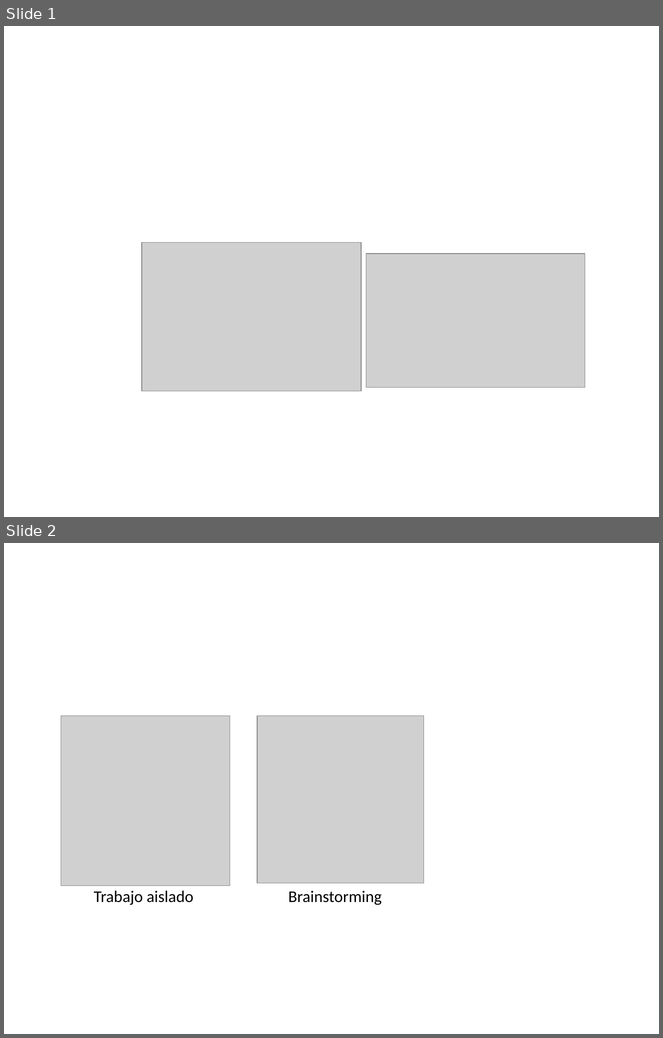
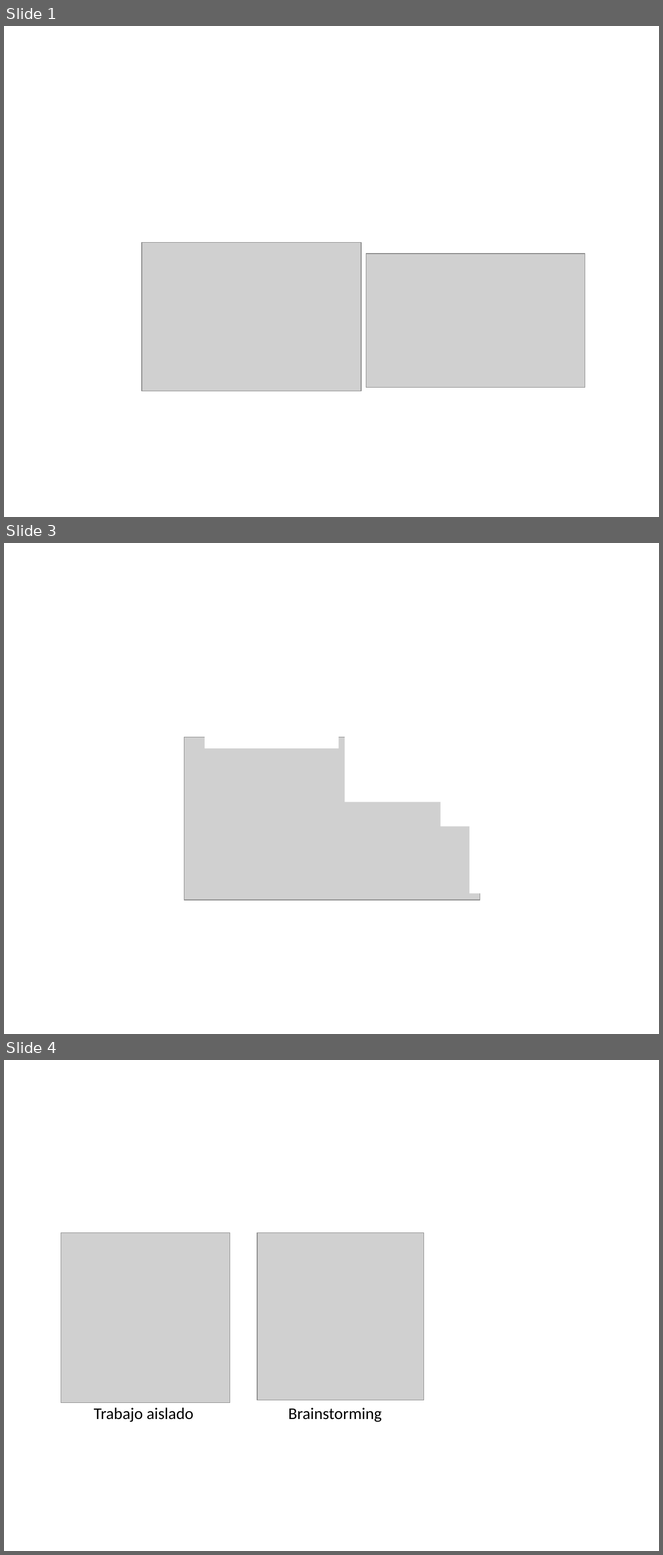
Before and after one commit to GuilleUCM/SOC, a slide deck: images/paraEsquemasYFiguras.pptx. Shown one above the other, each under a label of ours: slides 1 and 2 before the commit, slides 1, 3 and 4 after it; the slides between them are not shown. The pictures are 663x1038 and 663x1555 pixels, drawn with LibreOffice and Linux fonts; fonts in the diff are those of the drawing; grey boxes stand for pictures. Boxes give left, top, right and bottom in pixels: in the first picture for what was removed or moved away, otherwise in the second. Text is boxed around its words. In the diff, an @@ line names an element or a change of style, - is before the commit and + after.

```diff
--- a/images/paraEsquemasYFiguras.pptx
+++ b/images/paraEsquemasYFiguras.pptx
@@ slide 3 added at [4,543,659,1034], background #FFFFFF @@
@@ rectangle added at [205,672,339,749], fill #FFFFFF @@
@@ rectangle added at [441,692,518,827], fill #FFFFFF @@
@@ rectangle added at [345,726,479,802], fill #FFFFFF @@
@@ picture added at [184,737,480,901] @@
@@ rectangle added at [470,759,546,893], fill #FFFFFF @@
@@ what was slide 2 is now slide 4 @@
```
Also in this commit, not shown: 1 other slide added, 8 other files.
